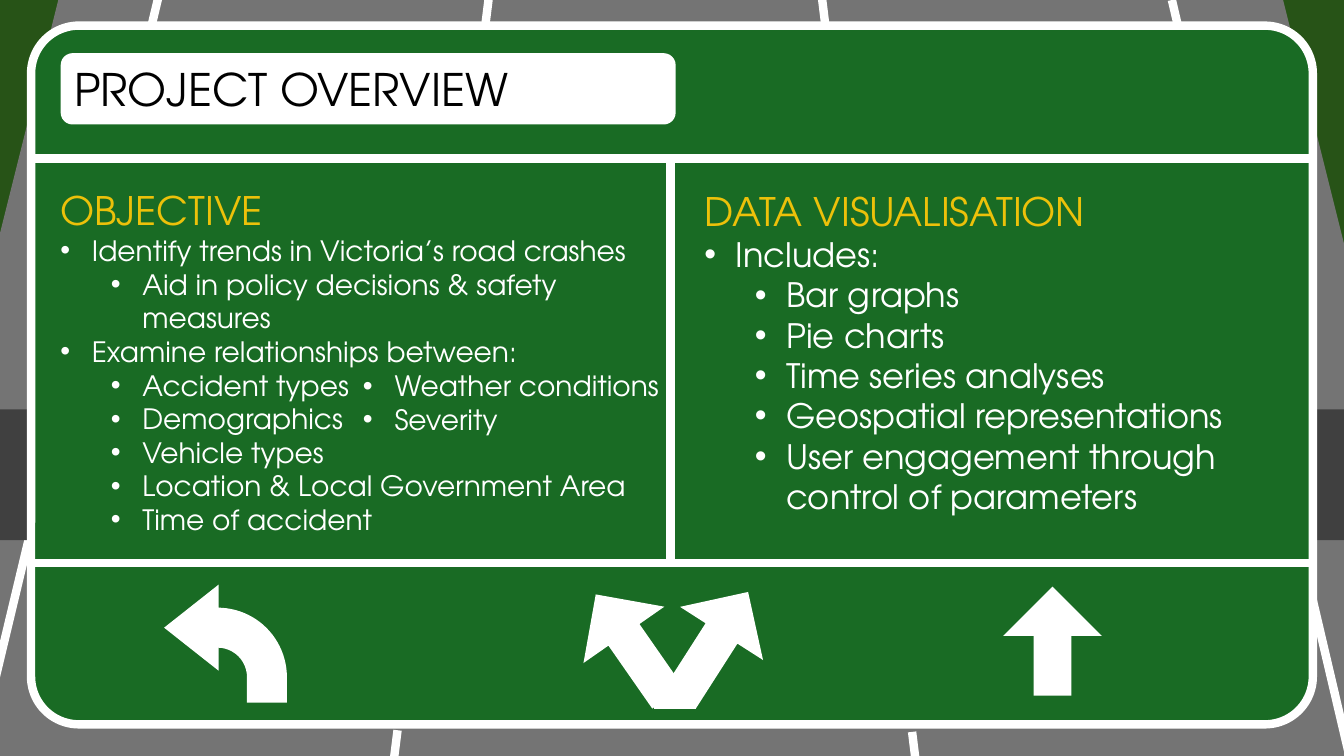
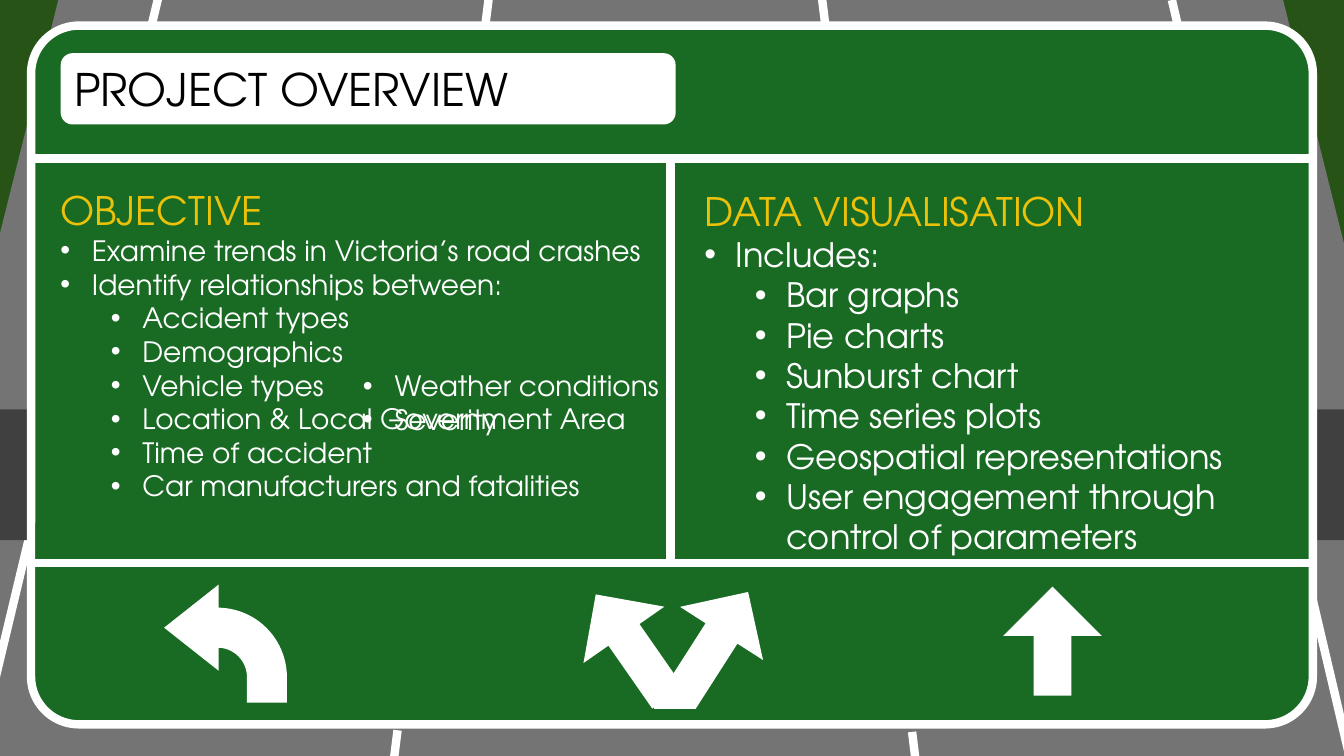
Before and after one commit to RealFakeDoor/Victoria_Road_Crash_Analysis, a slide deck: slide 3 of Presentation/car_crash_slide.pptx (slide 2 before the commit). Drawn at 1344x756 pixels with LibreOffice and Linux fonts; fonts in the diff are those of the drawing. Boxes give left, top, right and bottom in pixels: in the first picture for what was removed or moved away, otherwise in the second. Text is boxed around its words. In the diff, an @@ line names an element or a change of style, - is before the commit and + after.

```diff
--- a/Presentation/car_crash_slide.pptx
+++ b/Presentation/car_crash_slide.pptx
@@ text at [92,240,640,308]: text changed @@
-• Identify trends in Victoria’s road crashes
-  • Aid in policy decisions & safety measures
-• Examine relationships between:
+• Examine trends in Victoria’s road crashes
+• Identify relationships between:
@@ text at [786,362,1041,445]: text changed @@
-  • Time series analyses
+  • Sunburst chart
+  • Time series plots
@@ text at [142,475,580,497]: paragraph added @@
+  • Car manufacturers and fatalities
```
Also in this commit, not shown: 4 other slides changed, 1 slide added.
